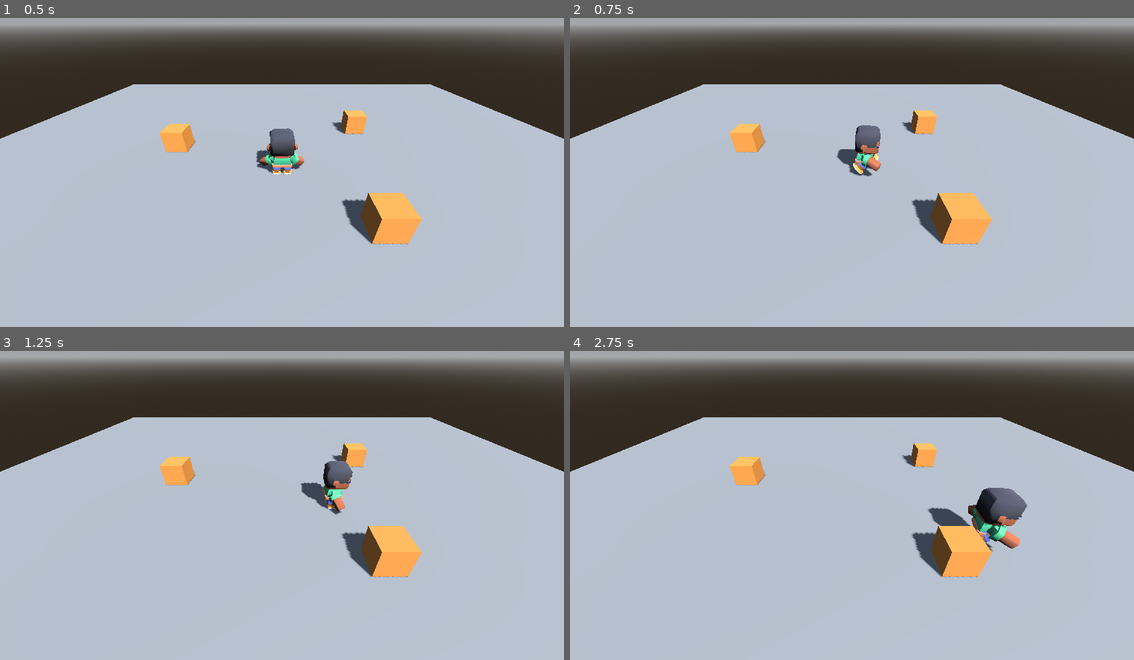
Above: before the commit, frames 1-4 (two rows, left to right).
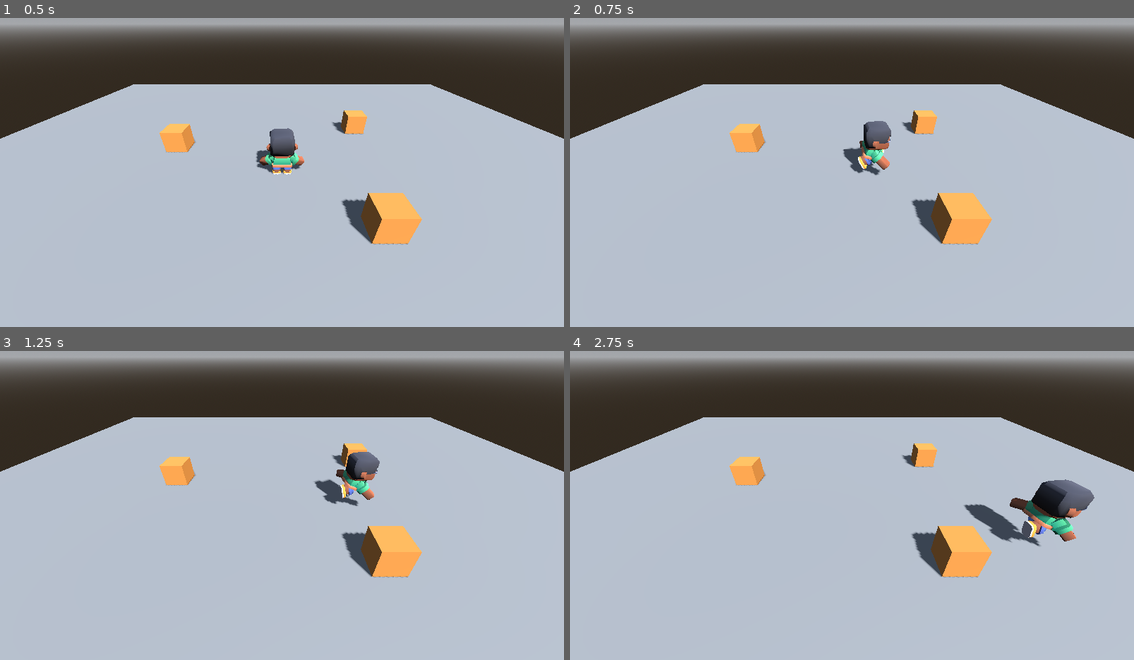
Above: after the commit, the same moments.

Repository: Tairacx/Pixel-dungeon-lite
Game: Godot game, scene res://main.tscn
Two runs of this game, one before a commit and one after it. Both use one fixed random seed, a clock stepped at 60 frames per second and the inputs below.
Inputs:
- Up to frame 1 (0.5 s): no input
- Up to frame 2 (0.75 s): tap Enter at 0.5 s; hold D (move_right) from 0.53 s (still down); hold Shift (correr, bound only after the commit) from 0.53 s (still down)
- Up to frame 3 (1.25 s): keep holding D (move_right); keep holding Shift (correr, bound only after the commit)
- Up to frame 4 (2.75 s): release D (move_right) at 1.28 s; release Shift (correr, bound only after the commit) at 1.28 s; hold S (move_down) 1.28-2.03 s; tap Shift (correr, bound only after the commit) at 1.35 s; hold D (move_right) from 2.03 s (still down); hold Shift (correr, bound only after the commit) from 2.03 s (still down)

Frame 1 is identical in both runs. In frame 2, 0.9% of the frame differs, in the area x 47-57%, y 33-52%; in frame 3, 1.5%; in frame 4, 3.4%, in the area x 63-93%, y 41-66%.

Commit message:
T7 N1 - Tarea A - correr y la diagonal

Diff:
--- a/personaje.gd
+++ b/personaje.gd
@@ -1,7 +1,8 @@
 extends CharacterBody3D
 
 @export var camara: Camera3D
-@export var speed = 3.0
+@export var speed_caminar = 4.0
+@export var speed_correr = 4.0
 @onready var anim = $Modelo/AnimationPlayer
 
 # Enchufes: otros scripts (la tarea B) los cambian desde afuera.
@@ -15,11 +16,12 @@
 
 	var input_dir = Input.get_vector("move_left", "move_right", "move_up", "move_down")
 	var entrada = Vector3(input_dir.x, 0.0, input_dir.y)
-	# Estado previo al nivel 1: la inclinación de la cámara deforma la diagonal.
-	var direction = camara.global_basis * entrada
-	direction.y = 0.0
-	direction = direction.normalized()
-
+	# Solo el giro horizontal de la cámara: así la inclinación no deforma la diagonal.
+	var giro_cam = camara.global_rotation.y
+	var direction = entrada.rotated(Vector3.UP, giro_cam).normalized()
+
+	var corre = Input.is_action_pressed("correr")
+	var speed = speed_correr if corre else speed_caminar
 	velocity.x = direction.x * speed * multiplicador + empuje.x
 	velocity.z = direction.z * speed * multiplicador + empuje.z
 
@@ -28,6 +30,8 @@
 
 	if accion != "":
 		anim.play(accion)
+	elif direction.length() > 0 and corre:
+		anim.play("sprint")
 	elif direction.length() > 0:
 		anim.play("walk")
 	else:
--- a/project.godot
+++ b/project.godot
@@ -35,6 +35,11 @@
 , Object(InputEventKey,"resource_local_to_scene":false,"resource_name":"","device":-1,"window_id":0,"alt_pressed":false …(186 unchanged characters)…
 ]
 }
+correr={
+"deadzone": 0.2,
+"events": [Object(InputEventKey,"resource_local_to_scene":false,"resource_name":"","device":-1,"window_id":0,"alt_pressed":false,"shift_pressed":false,"ctrl_pressed":false,"meta_pressed":false,"pressed":false,"keycode":0,"physical_keycode":4194325,"key_label":0,"unicode":0,"location":0,"echo":false,"script":null)
+]
+}
 
 [physics]
 
